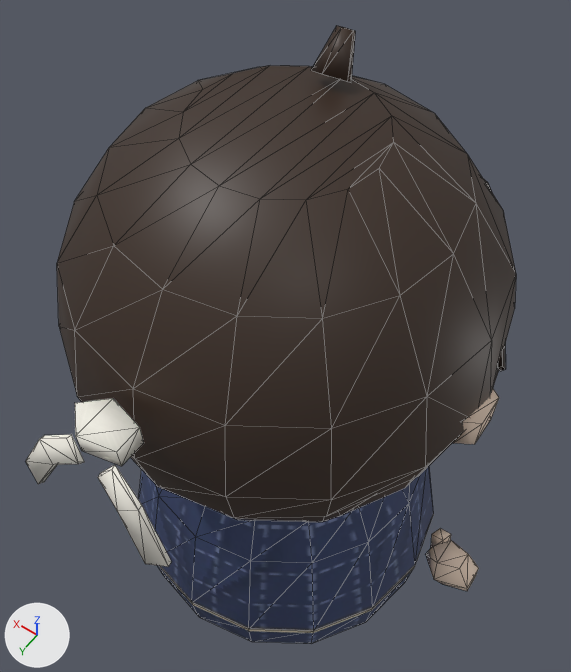
Renders of the glTF model public/models/crew_server.glb from each side of a commit.
Camera for both pictures: a camera (50 mm lens) standing at (-0.383, 0.539, 1.566) and looking at (0.046, -0.062, 0.622). Lighting does not change. The marker at lower left points along +X, +Y and +Z. The first picture is the older version. Mesh edges are drawn as thin lines. Where no turn or scale is listed for an object, it has been applied to the vertices.

Names of what the first picture shows: 'BossBody', 'BossEar-1', 'BossHair', 'BossHairAhoge', 'BossHairTop', 'BossHandLMitt', 'BossKnot', 'BossKnotEnd0', 'BossKnotEnd1' and 2 more.
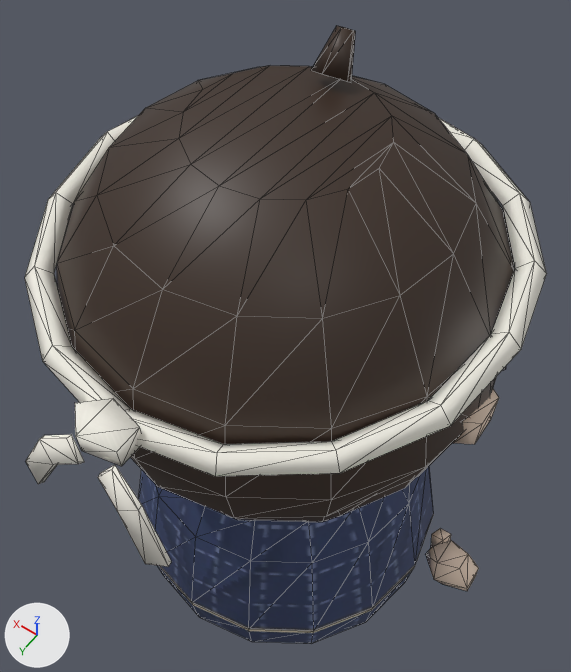
Boxes (x1, y1, x2, y2) around the edits, measured in the pictures (571 x 672 px):
'BossTenuguiRoll', added: after (25, 116, 546, 476)

The change, as a diff of the scene's bpy script:
```diff
--- a/public/models/crew_server.glb.py
+++ b/public/models/crew_server.glb.py
@@ me_bosstenuguiroll @@
+me_bosstenuguiroll.from_pydata(...)  # 64 vertices, 128 faces; spans x -0.295..0.295, y -0.295..0.307, z 0.866..0.934
+me_bosstenuguiroll.materials.append(mat_bosstenugui_001)  # picture img_server_tenugui
@@ ob_bosstenuguiroll @@
+ob_bosstenuguiroll = bpy.data.objects.new('BossTenuguiRoll', me_bosstenuguiroll)
+ob_bosstenuguiroll.location = (0.0, 0.0, 0.0)
```
